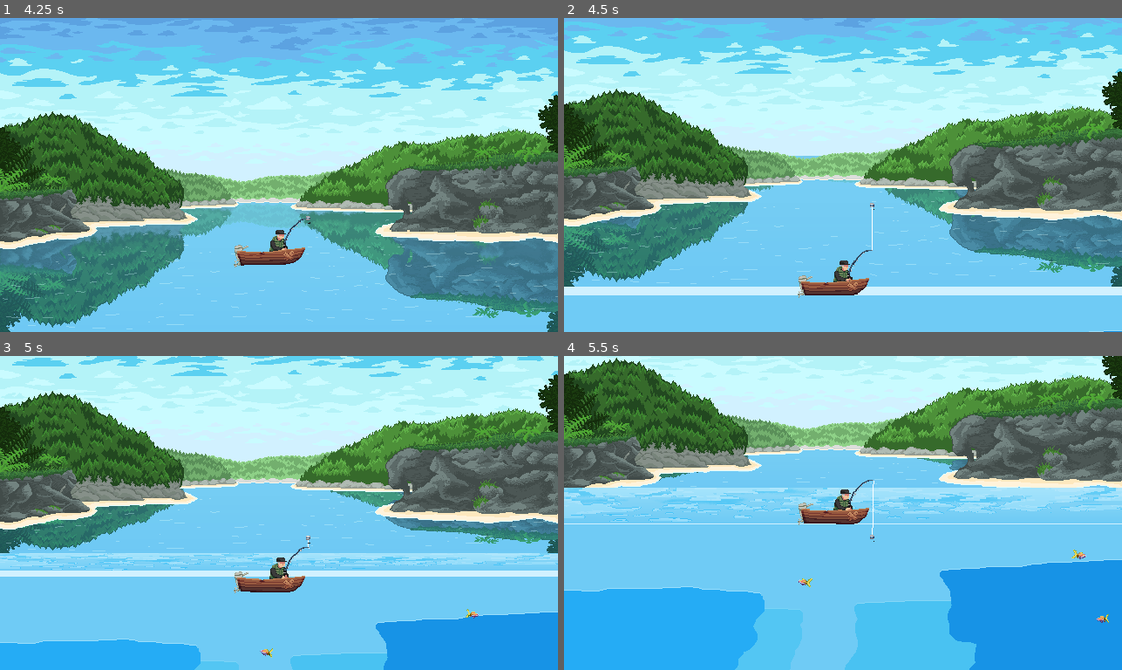
Above: before the commit, frames 1-4 (two rows, left to right).
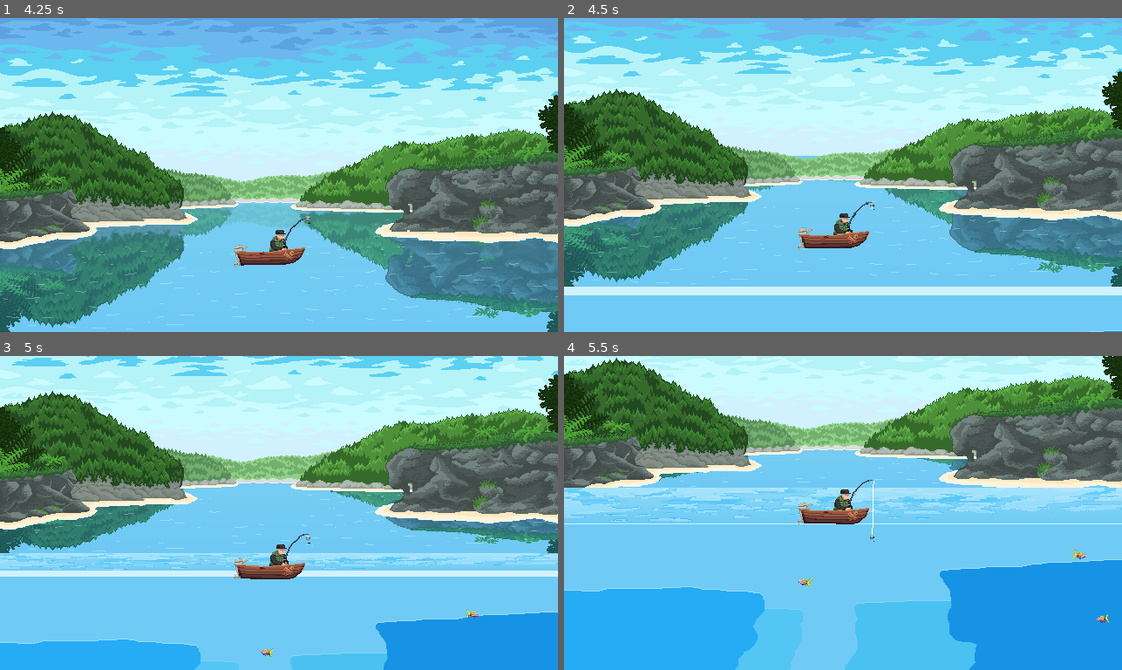
Above: after the commit, the same moments.

Repository: Bad-Onion/gyotaku
Game: Godot game, scene res://main.tscn
Two runs of this game, one before a commit and one after it. Both use one fixed random seed, a clock stepped at 60 frames per second and the inputs below.
Inputs (mouse positions are in pixels of both pictures, inside the frame that each line leads up to):
- Up to frame 1 (4.25 s): click "Jogar" at 0.5 s; move the mouse to (401, 159) at 1.27 s; click (401, 159) at 1.35 s; move the mouse to (167, 190) at 2.02 s; click (167, 190) at 2.1 s; move the mouse to (334, 105) at 2.77 s; click (334, 105) at 2.85 s; move the mouse to (251, 237) at 3.52 s; click (251, 237) at 3.6 s
- Up to frame 2 (4.5 s): move the mouse to (1010, 222) at 4.27 s; click (1010, 222) at 4.35 s
- Up to frame 3 (5 s): no input
- Up to frame 4 (5.5 s): move the mouse to (675, 465) at 5.02 s; click (675, 465) at 5.1 s

Frame 1 is identical in both runs. In frame 2, 1.5% of the frame differs, in the area x 41-56%, y 58-90%; in frame 3, 1.3%; in frame 4, nothing differs.

Commit message:
adding camera perspective

Diff:
--- a/gyotaku/scenes/levels/level_1/level_1.gd
+++ b/gyotaku/scenes/levels/level_1/level_1.gd
@@ -12,8 +12,13 @@
 @onready var surface_water_sprite: Sprite2D = $Background/OkinawaBackground/SurfaceWater/Water
 @onready var ceiling_water_sprite: Sprite2D = $Background/OkinawaUnderwaterBackground/CeilingLayer/UnderwaterCeiling
 
+const BOAT_SURFACE_Y: float = 269.5
 const BOAT_UNDERWATER_Y: float = 392.0
 const WATERLINE_Y: float = 360.0
+
+var _surface_y_top: float = 0.0
+var _last_cam_y: float = 0.0
+var _boat_target_y: float = BOAT_SURFACE_Y
 
 
 func _ready() -> void:
@@ -56,11 +61,20 @@
 
 
 func _handle_perspective_transition() -> void:
+	if not main_camera: return
+
 	var cam_y: float = main_camera.global_position.y
 
 	if boat:
-		var boat_target_y: float = cam_y + 89.5
-		boat.base_y = min(boat_target_y, BOAT_UNDERWATER_Y)
+		var cam_delta: float = cam_y - _last_cam_y
+		# If the delta is massive (camera snapped on frame 1), ignore it to prevent teleportation
+		if cam_delta > 0.0 and cam_delta < 50.0:
+			_boat_target_y += cam_delta
+
+		_boat_target_y = min(_boat_target_y, BOAT_UNDERWATER_Y)
+		boat.base_y = _boat_target_y
+
+	_last_cam_y = cam_y
 
 	# Calculate a single unified transition weight to ensure 0 gaps.
 	var start_transition_y: float = 269.5
